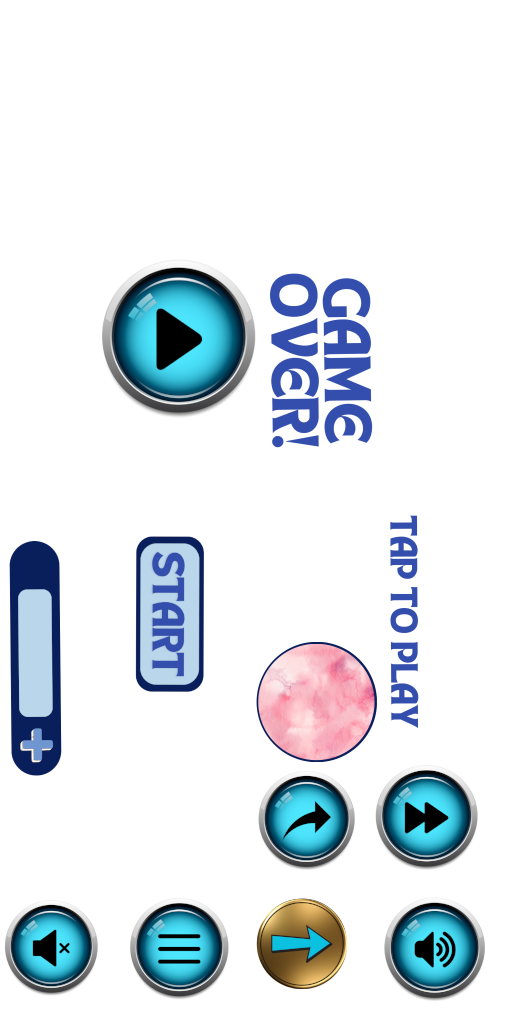
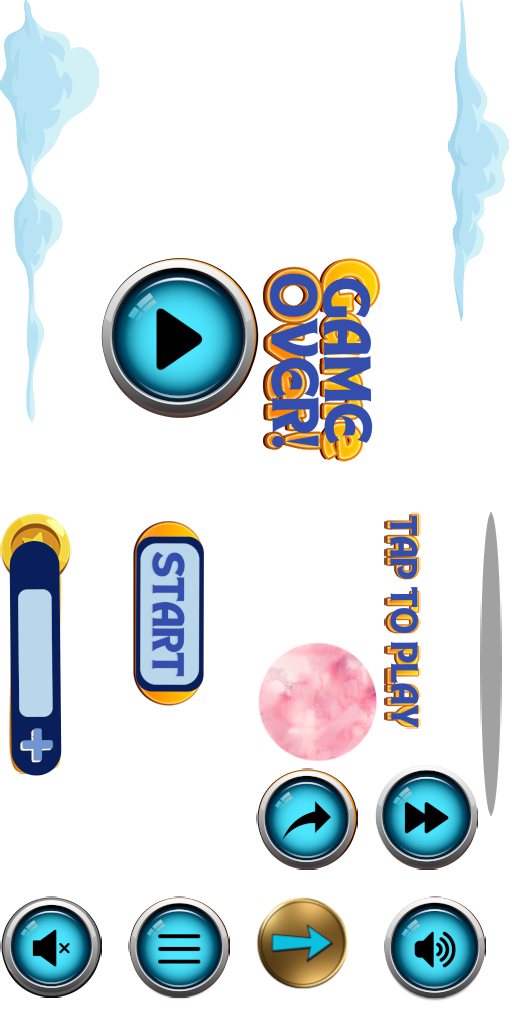
Before/after of a 512px x 1024px layered artwork. What changed in the layer stack:
moved "Right Fit (3).png" above "Right Fit (1).png" over box(4, 900, 98, 997)
painted on "Right Fit (11).png" over box(256, 897, 349, 989)
painted on "Right Fit (12).png" over box(258, 643, 377, 762)
hid "Right Fit Challenge (21)-Photoroom.png" over box(256, 642, 377, 762)
hid "Right Fit Challenge (20)-Photoroom.png" over box(258, 898, 347, 988)
showed "shared-0-sheet1.png" over box(0, 0, 509, 998)
